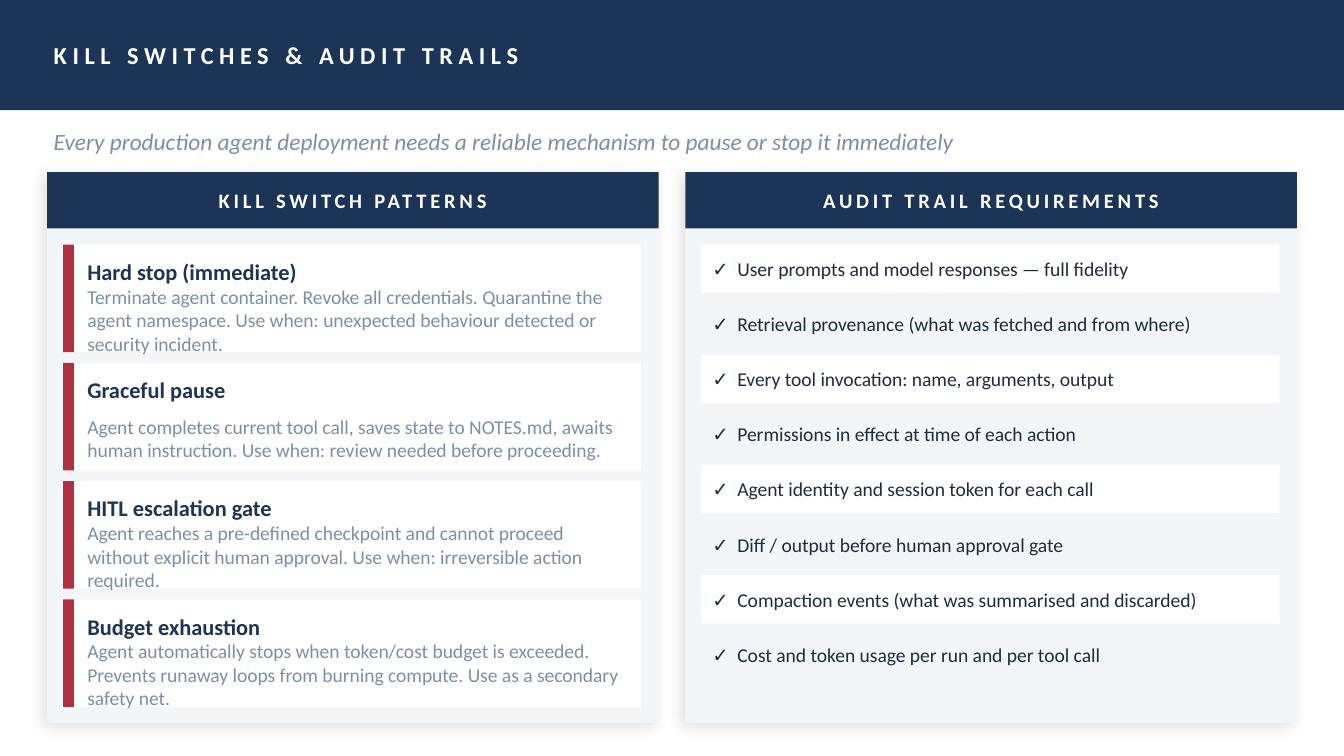
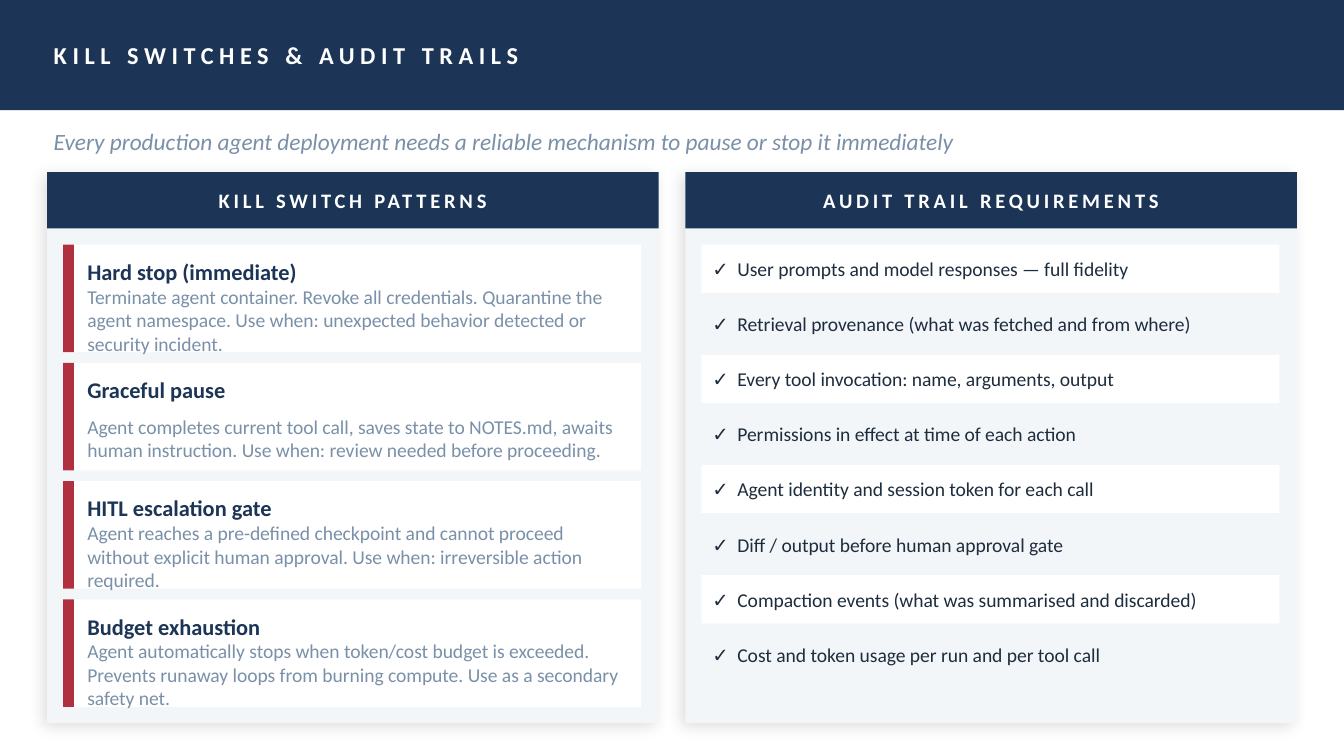
Before and after one commit to stainedhead/agentic-dev-training, a slide deck: slide 7 of slides/Module_08_Security.pptx. Drawn at 1344x756 pixels with LibreOffice and Linux fonts; fonts in the diff are those of the drawing. Boxes give left, top, right and bottom in pixels: in the first picture for what was removed or moved away, otherwise in the second. Text is boxed around its words. In the diff, an @@ line names an element or a change of style, - is before the commit and + after.

```diff
--- a/slides/Module_08_Security.pptx
+++ b/slides/Module_08_Security.pptx
@@ text at (x1=87, y1=290, x2=602, y2=354): text changed @@
-Terminate agent container. Revoke all credentials. Quarantine the agent namespace. Use when: unexpected behaviour detected or security incident.
+Terminate agent container. Revoke all credentials. Quarantine the agent namespace. Use when: unexpected behavior detected or security incident.
```
Also in this commit, not shown: 6 other slides changed, 36 other files.
